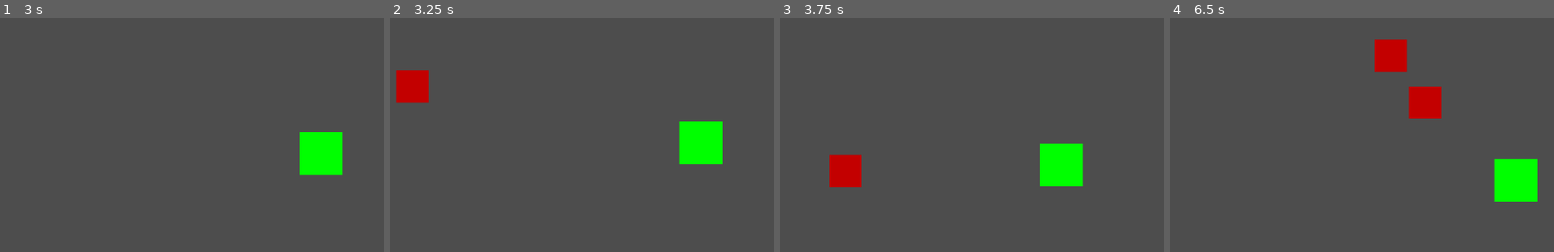
Above: before the commit, frames 1-4 (left to right).
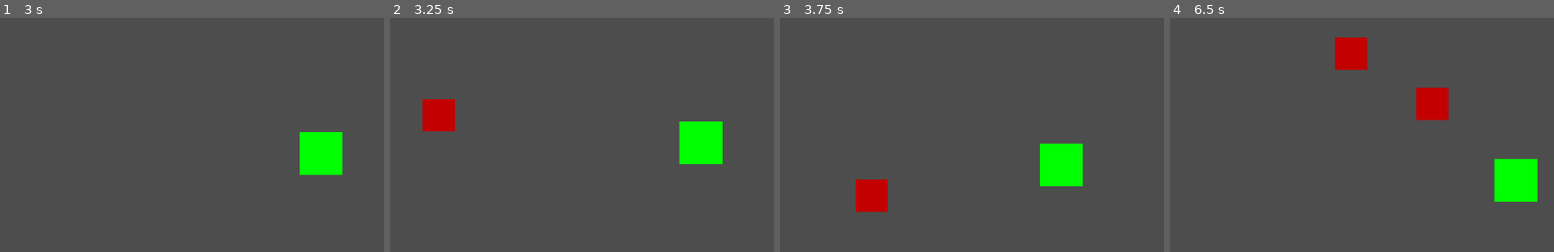
Above: after the commit, the same moments.

Repository: NemoDacremont/vampire_le_survivant
Game: Godot game, scene res://src/maps/first_map/map.tscn
Same seed, same stepped clock (60 frames per second), same inputs: the game is played once before the commit and once after it. The project has no main scene, so this scene is started directly.
Inputs:
- Up to frame 1 (3 s): tap Enter at 0.5, 2.75 s; hold D (move_right) 0.53-1.28 s; tap Space at 1.25 s; hold S (move_down) 1.28-2.03 s; hold D (move_right) 2.03-2.78 s; hold W (move_up) from 2.78 s (still down)
- Up to frame 2 (3.25 s): keep holding W (move_up)
- Up to frame 3 (3.75 s): release W (move_up) at 3.53 s; hold A (move_left) from 3.53 s (still down)
- Up to frame 4 (6.5 s): release A (move_left) at 5.03 s; hold S (move_down) 5.03-5.78 s; hold D (move_right) from 5.78 s (still down)

Frame 1 is identical in both runs. In frame 2, 2.4% of the frame differs, in the area x 1-17%, y 22-49%; in frame 3, 2.2%; in frame 4, 3.1%, in the area x 42-73%, y 8-44%.

Commit message:
random localisation to spawn enemies

Diff:
--- a/src/maps/first_map/map.gd
+++ b/src/maps/first_map/map.gd
@@ -7,6 +7,7 @@
 var enemies: Array
 var player: Node2D
 var spawn_rate: float
+var random: RandomNumberGenerator = RandomNumberGenerator.new()
 
 func _ready():
 	enemies.append(first_enemy)
@@ -45,7 +46,9 @@
 	return 0
 
 func randomSpawn(origin: Node2D) -> Vector2:
-	return Vector2(0, 0)
+	var length = random.randi_range(50,100)
+	var angle = random.randf_range(0, 2*PI)
+	return Vector2(cos(angle), sin(angle)) * length
 
 func _on_spawn_enemy_timer_timeout():
 	spawn_enemy(enemies[randomEnemy()], randomSpawn(player))
--- a/src/player/player.gd
+++ b/src/player/player.gd
@@ -11,8 +11,6 @@
 
 # Called when the node enters the scene tree for the first time.
 func _ready():
-	velocity = Vector2(0, 0)
-	direction = Vector2(0, 0)
 	speed = PLAYER_DEFAULT_VELOCITY
 
 	$HealthComponent.connect("health_lost", print_hp)
